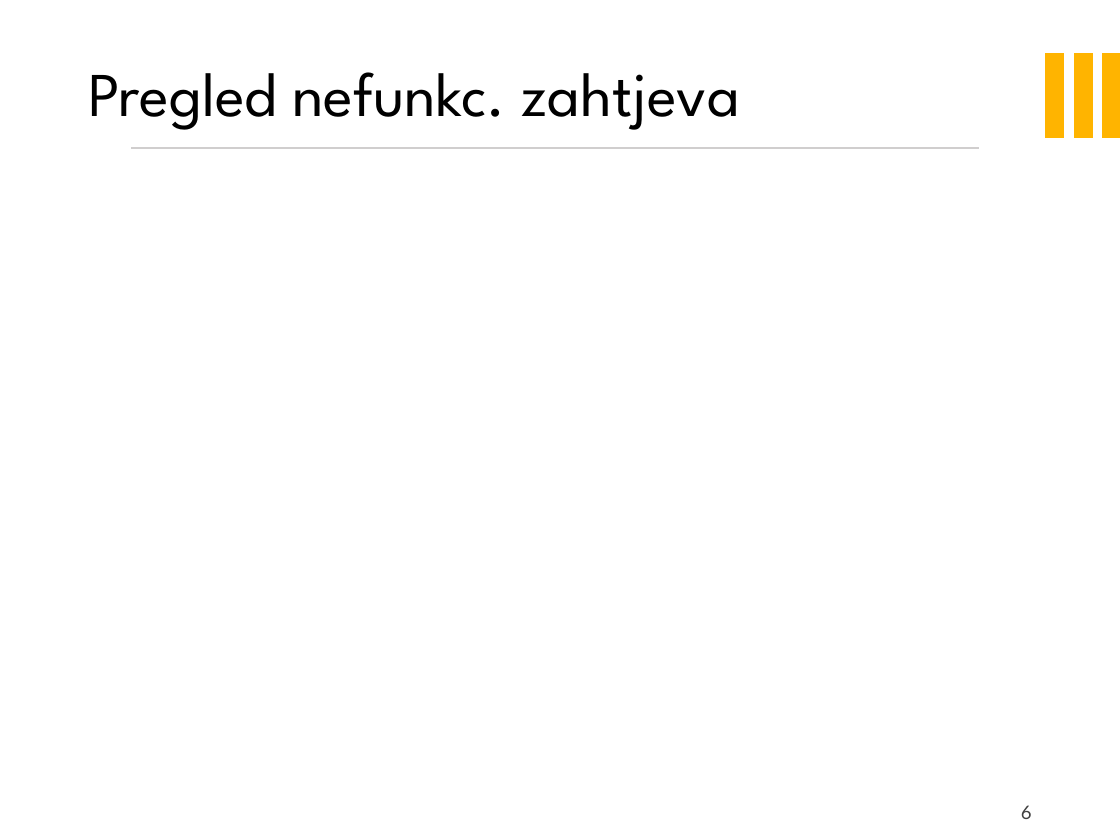
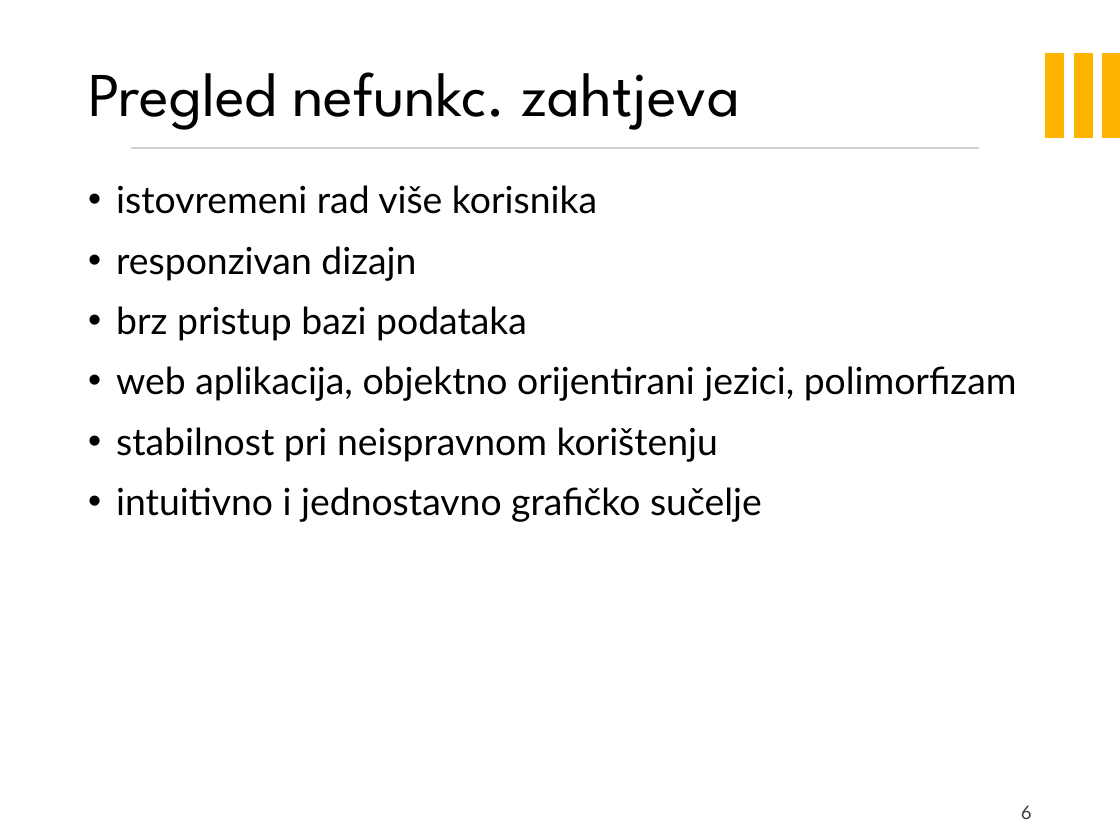
Before and after one commit to doms911/posterized, a slide deck: slide 6 of PROGI_2023_Posterized_prezentacija.pptx. Drawn at 1120x840 pixels with LibreOffice and Linux fonts; fonts in the diff are those of the drawing; background and template pictures are left out. Boxes give left, top, right and bottom in pixels: in the first picture for what was removed or moved away, otherwise in the second. Text is boxed around its words. In the diff, an @@ line names an element or a change of style, - is before the commit and + after.

```diff
--- a/PROGI_2023_Posterized_prezentacija.pptx
+++ b/PROGI_2023_Posterized_prezentacija.pptx
@@ text added at (116, 185, 1017, 522), 24 pt, text #000000 @@
+• istovremeni rad više korisnika
+• responzivan dizajn
+• brz pristup bazi podataka
+• web aplikacija, objektno orijentirani jezici, polimorfizam
+• stabilnost pri neispravnom korištenju
+• intuitivno i jednostavno grafičko sučelje
```
Also in this commit, not shown: 1 other slide changed, 1 other file.
